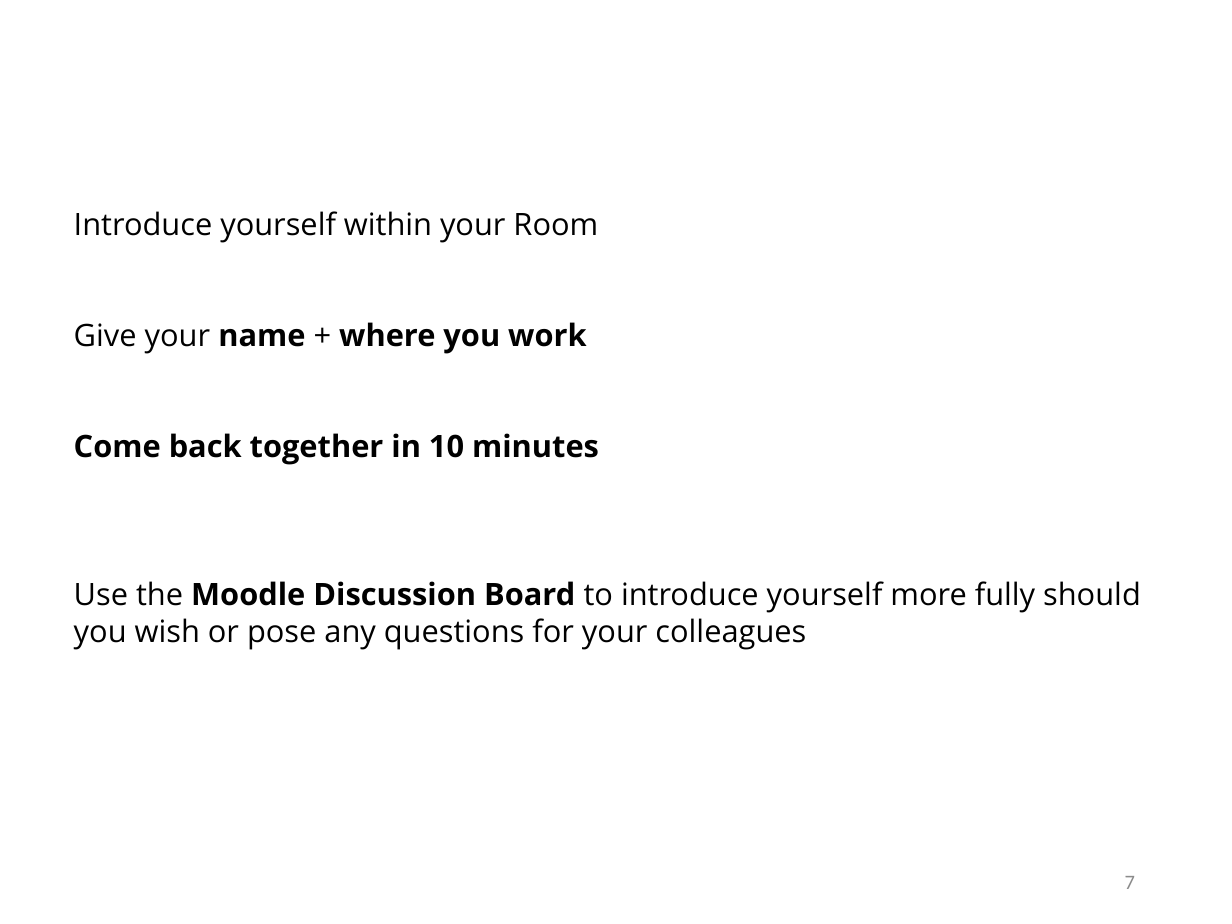
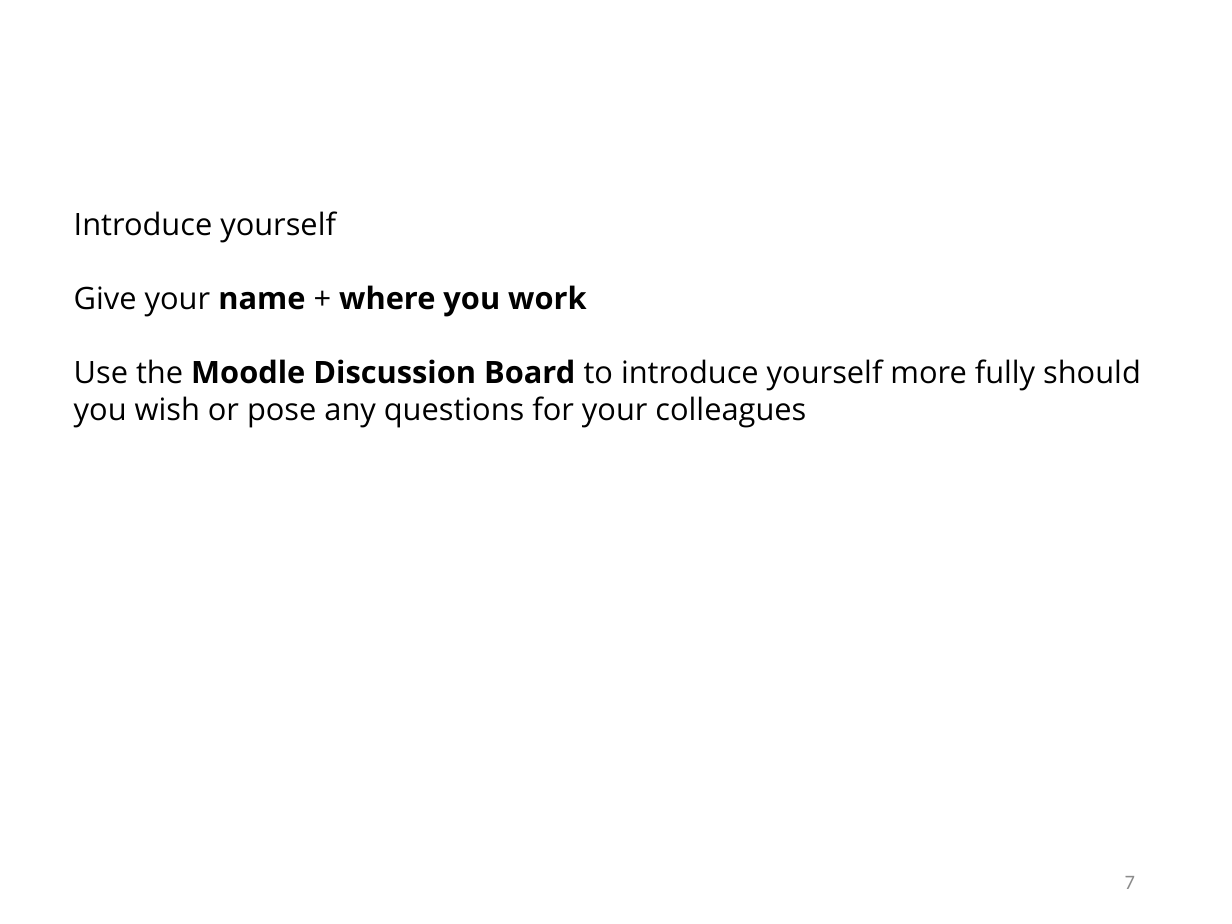
Before and after one commit to cmmid/mtm, a slide deck: slide 8 of slides/Lecture_01_Intro.pptx. Drawn at 1232x924 pixels with LibreOffice and Linux fonts; fonts in the diff are those of the drawing; background and template pictures are left out. Boxes give left, top, right and bottom in pixels: in the first picture for what was removed or moved away, otherwise in the second. Text is boxed around its words. In the diff, an @@ line names an element or a change of style, - is before the commit and + after.

```diff
--- a/slides/Lecture_01_Intro.pptx
+++ b/slides/Lecture_01_Intro.pptx
@@ text at (74,211,1141,428): text changed @@
-Introduce yourself within your Room
-Give your name + where you work
-Come back together in 10 minutes
-Use the Moodle Discussion Board to introduce yourself more fully should you wish or pose any questions for your colleagues
+Introduce yourself
+Give your name + where you work
+Use the Moodle Discussion Board to introduce yourself more fully should you wish or pose any questions for your colleagues
```
Also in this commit, not shown: 1 other slide changed, 38 other files.
